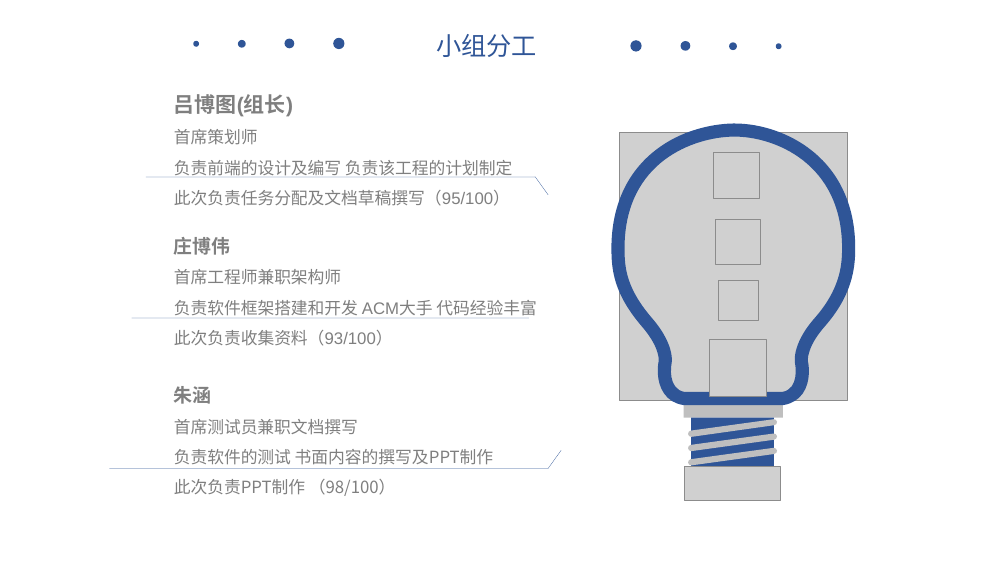
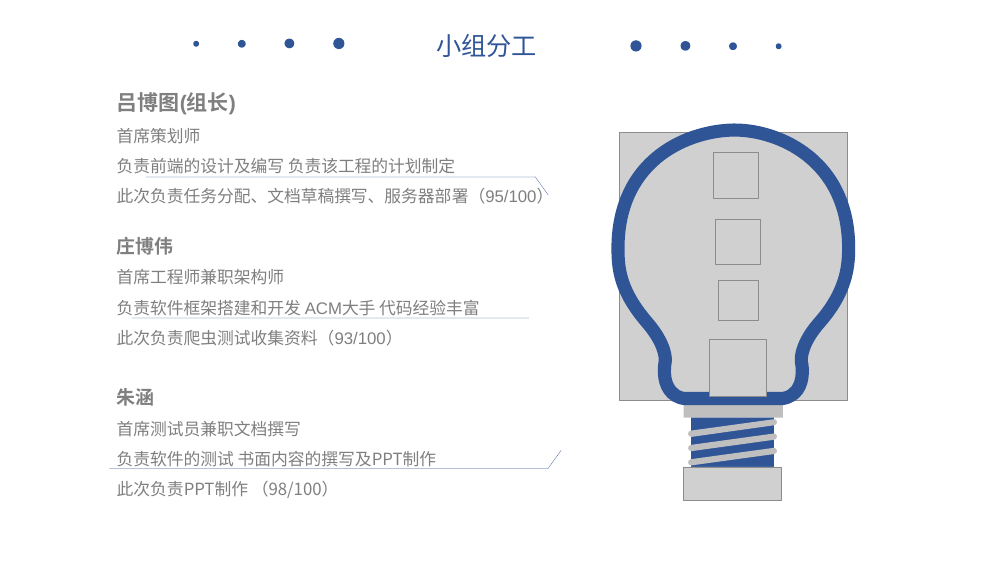
Before and after one commit to avgstuBoboge/SE2020-document, a slide deck: slide 12 of ppt/SE2020-G16-项目介绍.ppt (slide 9 before the commit). Drawn at 1008x567 pixels with LibreOffice and Linux fonts; fonts in the diff are those of the drawing; grey boxes stand for pictures; background and template pictures are left out. Boxes give left, top, right and bottom in pixels: in the first picture for what was removed or moved away, otherwise in the second. Text is boxed around its words. In the diff, an @@ line names an element or a change of style, - is before the commit and + after.

```diff
--- a/ppt/SE2020-G16-项目介绍.ppt
+++ b/ppt/SE2020-G16-项目介绍.ppt
@@ text "吕博图(组长)": place and size @@
-text "吕博图(组长)" at <box>174,94,512,206</box>
+text "吕博图(组长)" at <box>117,92,554,204</box>
@@ text at <box>117,185,554,204</box>: text changed @@
-此次负责任务分配及文档草稿撰写（95/100）
+此次负责任务分配、文档草稿撰写、服务器部署（95/100）
@@ text "庄博伟": place and size @@
-text "庄博伟" at <box>174,237,536,346</box>
+text "庄博伟" at <box>117,237,479,346</box>
@@ text at <box>117,330,403,346</box>: text changed @@
-此次负责收集资料（93/100）
+此次负责爬虫测试收集资料（93/100）
@@ text "朱涵": place and size @@
-text "朱涵" at <box>174,386,494,496</box>
+text "朱涵" at <box>117,388,437,498</box>
```
Also in this commit, not shown: 5 other slides changed, 3 slides added, 5 other files.
